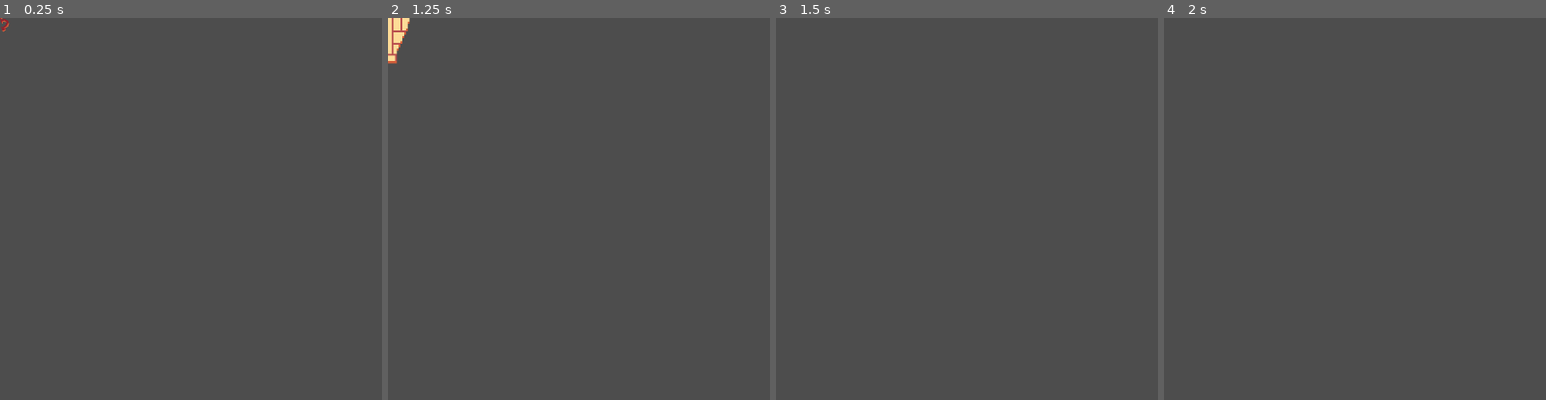
Above: before the commit, frames 1-4 (left to right).
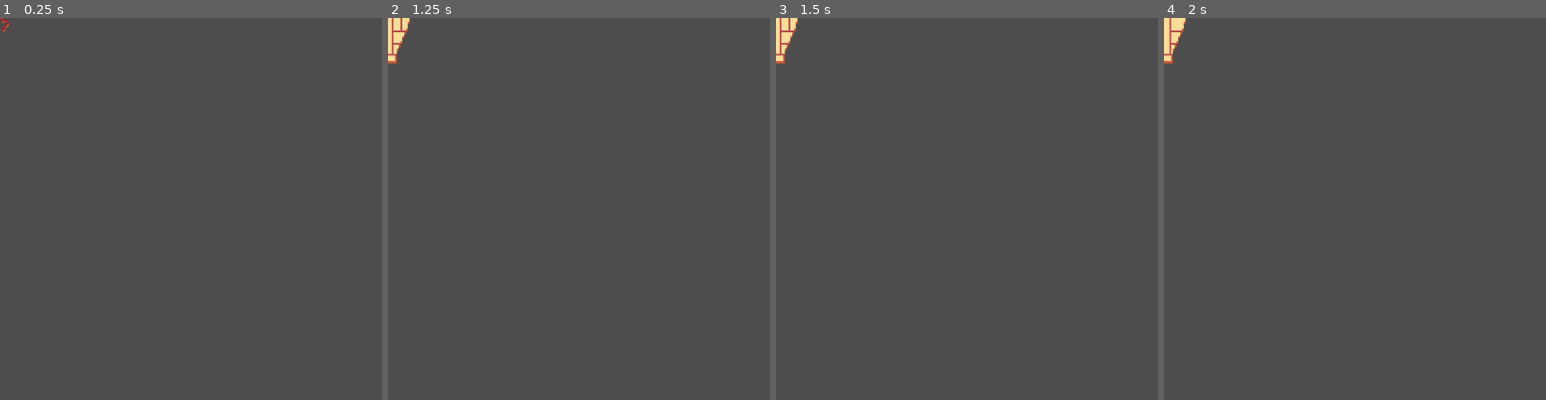
Above: after the commit, the same moments.

Repository: 0ctodice/GMTK-2026
Game: Godot game, scene res://Scene/spawn.tscn
Two runs of this game, one before a commit and one after it. Both use one fixed random seed, a clock stepped at 60 frames per second and the inputs below. This scene is started directly instead of the project's main scene.
Inputs (mouse positions are % of the whole screen's width and height, from its top left):
- Up to frame 1 (0.25 s): no input
- Up to frame 2 (1.25 s): tap Enter at 0.5 s; move the mouse to (72, 45) at 0.52 s; hold D (move_right) from 0.53 s (still down); hold T from 0.53 s (still down); tap Space (dash) at 0.6 s; click (72, 45) at 0.67 s
- Up to frame 3 (1.5 s): move the mouse to (30, 55) at 1.27 s; release D (move_right) at 1.28 s; release T at 1.28 s; hold S (move_down) from 1.28 s (still down); tap T at 1.35 s; click (30, 55) at 1.42 s
- Up to frame 4 (2 s): keep holding S (move_down); tap Space (dash) at 1.55 s
The pictures show only the part of the screen within x 0-50%, y 0-50%; the shares and areas given below are measured in that part.

Frames 1-2 are identical in both runs. In frame 3, 0.5% of the frame differs, in the area x 0-6%, y 0-12%; in frame 4, 0.5%.
Error before the commit: Invalid access to property or key 'global_position' on a base object of type 'null instance'. (res://Script/sarcophagus.gd:36)
Error after the commit: Invalid access to property or key 'global_position' on a base object of type 'null instance'. (res://Script/sarcophagus.gd:37)

Commit message:
base of enemy hurt box and hurt animation

Diff:
--- a/Scene/beetle.tscn
+++ b/Scene/beetle.tscn
@@ -2,6 +2,7 @@
 
 [ext_resource type="Script" uid="uid://phqcs2nf2uk3" path="res://Script/beetle.gd" id="1_vyyyo"]
 [ext_resource type="Texture2D" uid="uid://cqjmuyo274tjj" path="res://Asset/beetle.png" id="2_u4wqp"]
+[ext_resource type="Script" uid="uid://s0n1wtgfa8qx" path="res://Script/enemy_hurt_box.gd" id="3_u4wqp"]
 
 [sub_resource type="RectangleShape2D" id="RectangleShape2D_eae6q"]
 size = Vector2(16, 16)
@@ -56,3 +57,12 @@
 wait_time = 0.5
 
 [node name="DashCooldown" type="Timer" parent="." unique_id=2035818275]
+
+[node name="HurtBox" type="Area2D" parent="." unique_id=502152407]
+collision_layer = 8
+collision_mask = 32
+script = ExtResource("3_u4wqp")
+LIFE_POINTS = 25
+
+[node name="CollisionShape2D" type="CollisionShape2D" parent="HurtBox" unique_id=898176761]
+shape = SubResource("RectangleShape2D_eae6q")
--- a/Scene/sarcophagus.tscn
+++ b/Scene/sarcophagus.tscn
@@ -2,6 +2,7 @@
 
 [ext_resource type="Script" uid="uid://ckgh0pnjxniqy" path="res://Script/sarcophagus.gd" id="1_24du3"]
 [ext_resource type="Texture2D" uid="uid://bn854st3ap2a7" path="res://Asset/sarcophagus.png" id="2_24du3"]
+[ext_resource type="Script" uid="uid://s0n1wtgfa8qx" path="res://Script/enemy_hurt_box.gd" id="3_fig3s"]
 
 [sub_resource type="RectangleShape2D" id="RectangleShape2D_eae6q"]
 size = Vector2(18, 36)
@@ -70,3 +71,12 @@
 [node name="CollisionPolygon2D" type="CollisionPolygon2D" parent="Bandage" unique_id=2128239408]
 polygon = PackedVector2Array(10, -8, -9, -8, -9, -6, -2, 0, -1.3266792, 3.366602, 0, 10, 6, 16, 10, 18)
 disabled = true
+
+[node name="HurtBox" type="Area2D" parent="." unique_id=1917946023]
+collision_layer = 8
+collision_mask = 32
+script = ExtResource("3_fig3s")
+LIFE_POINTS = 75
+
+[node name="CollisionShape2D" type="CollisionShape2D" parent="HurtBox" unique_id=1603815632]
+shape = SubResource("RectangleShape2D_eae6q")
--- a/Scene/scorpio.tscn
+++ b/Scene/scorpio.tscn
@@ -2,9 +2,10 @@
 
 [ext_resource type="Script" uid="uid://bide1e531aent" path="res://Script/scorpio.gd" id="1_1s047"]
 [ext_resource type="Texture2D" uid="uid://b4ojtlvdoffjc" path="res://Asset/scorpio.png" id="2_1s047"]
+[ext_resource type="Script" uid="uid://s0n1wtgfa8qx" path="res://SCript/enemy_hurt_box.gd" id="3_ei5ax"]
 
 [sub_resource type="RectangleShape2D" id="RectangleShape2D_eae6q"]
-size = Vector2(17, 10)
+size = Vector2(16.5, 10)
 
 [sub_resource type="CircleShape2D" id="CircleShape2D_eae6q"]
 radius = 3.6055517
@@ -35,7 +36,6 @@
 region_rect = Rect2(0, 0, 48, 80)
 
 [node name="CollisionShape2D" type="CollisionShape2D" parent="." unique_id=420821795]
-position = Vector2(0.5, 0)
 shape = SubResource("RectangleShape2D_eae6q")
 
 [node name="NavigationAgent2D" type="NavigationAgent2D" parent="." unique_id=900112541]
@@ -70,3 +70,11 @@
 [node name="CollisionShape2D" type="CollisionShape2D" parent="Claw2" unique_id=962164700]
 position = Vector2(4.5649853, 12.6159)
 shape = SubResource("CircleShape2D_1s047")
+
+[node name="HurtBox" type="Area2D" parent="." unique_id=1601100161]
+collision_layer = 8
+collision_mask = 32
+script = ExtResource("3_ei5ax")
+
+[node name="CollisionShape2D" type="CollisionShape2D" parent="HurtBox" unique_id=1181027514]
+shape = SubResource("RectangleShape2D_eae6q")
--- a/Script/beetle.gd
+++ b/Script/beetle.gd
@@ -9,6 +9,7 @@
 @onready var dash_timer: Timer = $DashTimer
 @onready var dash_cooldown: Timer = $DashCooldown
 
+@onready var visual: Sprite2D = $Visual
 @onready var visual_dashing: Sprite2D = $VisualDashing
 @onready var shadow_dashing: Sprite2D = $ShadowDashing
 
@@ -18,6 +19,8 @@
 var can_move: bool = true
 
 var tween_resume: Tween
+
+var tween: Tween
 
 # Called when the node enters the scene tree for the first time.
 func _ready():
@@ -73,7 +76,18 @@
 	tween_resume = create_tween()
 	tween_resume.tween_method(func(value: bool): can_move = value, false, true, 1)
 
-func _input(_event: InputEvent) -> void:
-	if Input.is_key_pressed(KEY_T):
-		EventBus.enemy_died.emit()
-		queue_free()
+func animate_damage():
+	nav_agent.avoidance_enabled = true
+	visual_dashing.visible = false
+	shadow_dashing.visible = false
+
+	can_move = false
+
+	if tween:
+			tween.kill()
+
+	tween = create_tween()
+	tween.tween_property(visual, "visible", false, 0.1)
+	tween.chain().tween_property(visual, "visible", true, 0.1)
+	tween.set_loops(5)
+	tween.finished.connect(func(): can_move = true)
--- /dev/null
+++ b/Script/enemy_hurt_box.gd
@@ -0,0 +1,16 @@
+extends Area2D
+
+@export var LIFE_POINTS: int = 50
+
+func take_damage(damage: int):
+	LIFE_POINTS -= damage
+	if LIFE_POINTS <= 0:
+		get_parent().queue_free()
+		EventBus.enemy_died.emit()
+	else:
+		get_parent().animate_damage()
+
+
+func _input(_event):
+	if Input.is_mouse_button_pressed(MOUSE_BUTTON_LEFT):
+		take_damage(10)
--- a/Script/sarcophagus.gd
+++ b/Script/sarcophagus.gd
@@ -19,6 +19,7 @@
 var can_move: bool = true
 
 var tween_resume: Tween
+var tween: Tween
 
 # Called when the node enters the scene tree for the first time.
 func _ready():
@@ -75,7 +76,15 @@
 	tween_resume = create_tween()
 	tween_resume.tween_method(func(value: bool): can_move = value, false, true, 1)
 
-func _input(_event: InputEvent) -> void:
-	if Input.is_key_pressed(KEY_T):
-		EventBus.enemy_died.emit()
-		queue_free()
+func animate_damage():
+	can_move = false
+	if tween:
+			tween.kill()
+
+	tween = create_tween()
+	tween.tween_property(visual_atk, "visible", false, 0.1)
+	tween.parallel().tween_property(bandage_visual_atk, "visible", false, 0.1)
+	tween.chain().tween_property(visual_atk, "visible", true, 0.1)
+	tween.parallel().tween_property(bandage_visual_atk, "visible", true, 0.1)
+	tween.set_loops(5)
+	tween.finished.connect(func(): can_move = true)
--- a/Script/scorpio.gd
+++ b/Script/scorpio.gd
@@ -5,6 +5,8 @@
 @export var SPIN_SPEED: float = 100.0
 
 @onready var nav_agent: NavigationAgent2D = $NavigationAgent2D
+
+@onready var visual: Sprite2D = $Visual
 
 @onready var spin_timer: Timer = $SpinTimer
 @onready var spin_cooldown: Timer = $SpinCooldown
@@ -15,6 +17,7 @@
 var can_move: bool = true
 
 var tween_resume: Tween
+var tween: Tween
 
 var spinning: bool = false
 
@@ -57,7 +60,7 @@
 
 	last_direction = new_velocity.normalized()
 
-	if spinning:
+	if can_move and spinning:
 		rotation += SPIN_SPEED * delta
 	else:
 		look_at(player.global_position)
@@ -75,7 +78,17 @@
 	tween_resume = create_tween()
 	tween_resume.tween_method(func(value: bool): can_move = value, false, true, 1)
 
-func _input(_event: InputEvent) -> void:
-	if Input.is_key_pressed(KEY_T):
-		EventBus.enemy_died.emit()
-		queue_free()
+func animate_damage():
+	nav_agent.avoidance_enabled = true
+	spinning = false
+	rotation = 0
+	can_move = false
+
+	if tween:
+			tween.kill()
+
+	tween = create_tween()
+	tween.tween_property(visual, "visible", false, 0.1)
+	tween.chain().tween_property(visual, "visible", true, 0.1)
+	tween.set_loops(5)
+	tween.finished.connect(func(): can_move = true)
--- a/project.godot
+++ b/project.godot
@@ -65,6 +65,7 @@
 2d_physics/layer_2="Player"
 2d_physics/layer_3="HurtBox"
 2d_physics/layer_4="EnnemyHitBox"
+2d_physics/layer_6="EnemyHurtBox"
 
 [physics]
 
Not shown, added: Script/enemy_hurt_box.gd.uid
